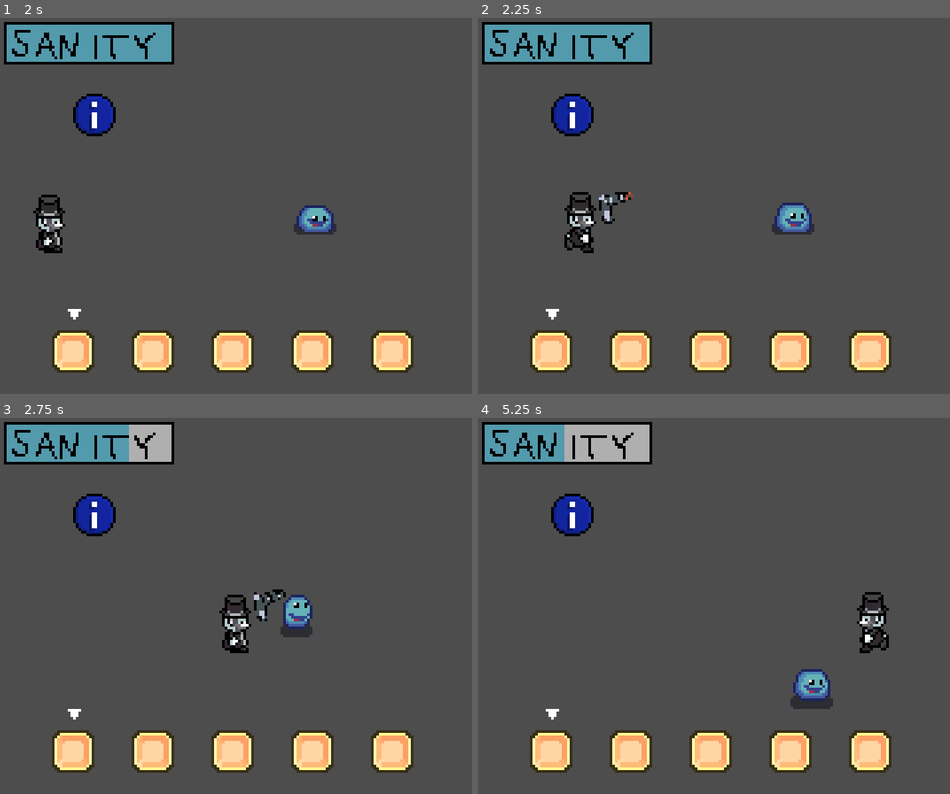
Above: before the commit, frames 1-4 (two rows, left to right).
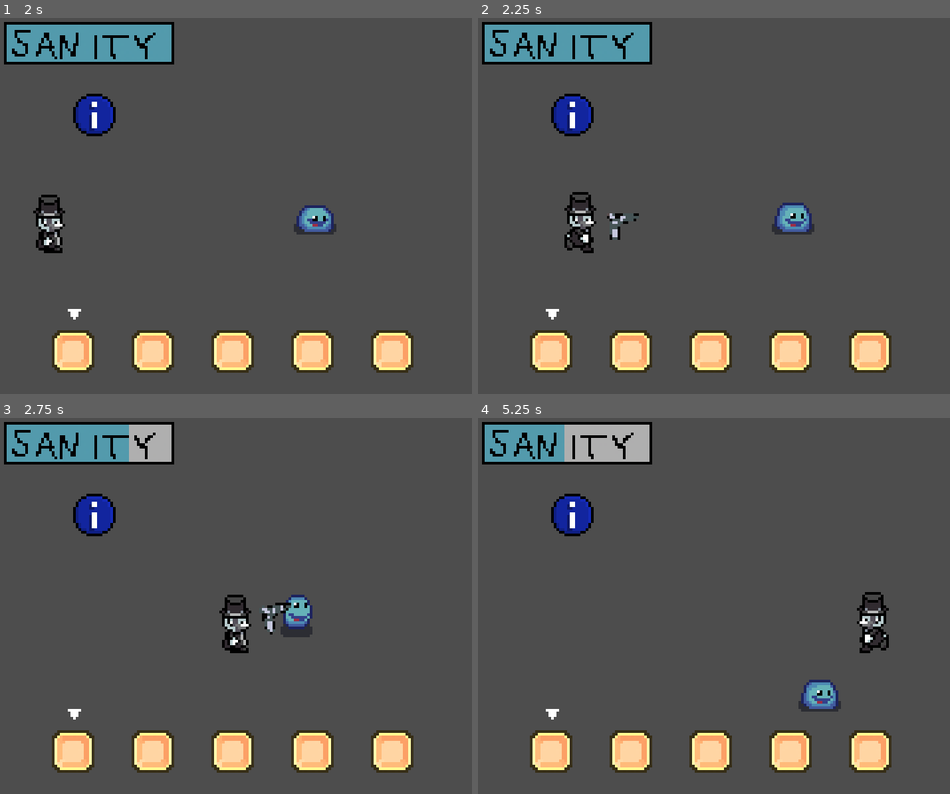
Above: after the commit, the same moments.

Repository: USV-GAM236-SPR24/Smog
Game: Godot game, scene res://scenes/main_menu_ui.tscn
The game is run twice, just before and just after one commit, with the same random seed, the same clock (stepped at 60 frames per second) and the same inputs.
Inputs (mouse positions are in pixels of both pictures, inside the frame that each line leads up to):
- Up to frame 1 (2 s): click "START" at 0.5 s; click (70, 352) at 1.27 s
- Up to frame 2 (2.25 s): tap Enter at 2 s; move the mouse to (817, 183) at 2.02 s; hold D (right) from 2.03 s (still down); hold Right mouse button (shoot_mode) from 2.03 s (still down); click (817, 183) at 2.1 s
- Up to frame 3 (2.75 s): keep holding D (right); keep holding Right mouse button (shoot_mode); tap Space at 2.27 s
- Up to frame 4 (5.25 s): move the mouse to (614, 621) at 2.77 s; release D (right) at 2.78 s; release Right mouse button (shoot_mode) at 2.78 s; hold S (down) 2.78-3.53 s; right-click (614, 621) at 2.85 s; tap Space at 3.02, 4.52 s; click (614, 621) at 3.05 s; move the mouse to (756, 519) at 3.52 s; hold D (right) 3.53-4.28 s; hold E (interact) 3.53-4.28 s; right-click (756, 519) at 3.8 s; move the mouse to (685, 677) at 4.27 s; hold W (up) 4.28-5.03 s; tap Mouse wheel down (scroll_down) at 4.35 s; click (685, 677) at 4.55 s; move the mouse to (855, 658) at 5.02 s; hold A (left) from 5.03 s (still down); hold Mouse wheel up (scroll_up) from 5.03 s (still down)

Frame 1 is identical in both runs. In frame 2, 0.3% of the frame differs, in the area x 25-35%, y 46-60%; in frame 3, 0.3%; in frame 4, 0.9%, in the area x 66-77%, y 66-79%.

Commit message:
Gun

Diff:
--- a/Smog/scenes/fodder.tscn
+++ b/Smog/scenes/fodder.tscn
@@ -133,7 +133,6 @@
 radius = 28.0179
 
 [sub_resource type="CircleShape2D" id="CircleShape2D_7sue0"]
-radius = 8.0
 
 [node name="Fodder" type="CharacterBody2D"]
 motion_mode = 1
@@ -150,12 +149,14 @@
 
 [node name="detection radius" type="CollisionShape2D" parent="detection_area"]
 shape = SubResource("CircleShape2D_0ul8c")
+debug_color = Color(0.709804, 0.4, 0.72549, 0.419608)
 
 [node name="hitbox" type="Area2D" parent="."]
 
 [node name="hitbox shape" type="CollisionShape2D" parent="hitbox"]
 rotation = 1.5708
 shape = SubResource("CircleShape2D_ilkaj")
+debug_color = Color(0.686275, 0.501961, 0.027451, 0.419608)
 
 [node name="CollisionShape2D" type="CollisionShape2D" parent="."]
 shape = SubResource("CircleShape2D_7sue0")
--- a/Smog/scenes/player.tscn
+++ b/Smog/scenes/player.tscn
@@ -1,9 +1,8 @@
-[gd_scene load_steps=10 format=3 uid="uid://beglrerj5k48"]
+[gd_scene load_steps=9 format=3 uid="uid://beglrerj5k48"]
 
 [ext_resource type="Script" path="res://scripts/player.gd" id="1_n7sla"]
 [ext_resource type="SpriteFrames" uid="uid://d3nvx623kxadr" path="res://art/animations/player/player_spriteframes.tres" id="2_dmvm8"]
-[ext_resource type="Texture2D" uid="uid://2wv41dpry108" path="res://art/temp/gun.png" id="2_ev3s7"]
-[ext_resource type="Texture2D" uid="uid://b7vafg4nkok82" path="res://art/temp/muzzle_flash.png" id="3_5i6yg"]
+[ext_resource type="PackedScene" uid="uid://b70pj2rlxtaka" path="res://scenes/weapons/gun.tscn" id="3_b7pyv"]
 
 [sub_resource type="RectangleShape2D" id="RectangleShape2D_yuupm"]
 size = Vector2(12, 22)
@@ -11,36 +10,12 @@
 [sub_resource type="CircleShape2D" id="CircleShape2D_pm7jj"]
 radius = 15.0
 
+[sub_resource type="Animation" id="Animation_e8jxc"]
+length = 0.001
+
 [sub_resource type="Animation" id="Animation_hgtkh"]
 resource_name = "muzzle_flash"
 length = 0.5
-tracks/0/type = "value"
-tracks/0/imported = false
-tracks/0/enabled = true
-tracks/0/path = NodePath("RayCast2D/GunPivot/Sprite2D/Muzzle:frame")
-tracks/0/interp = 1
-tracks/0/loop_wrap = true
-tracks/0/keys = {
-"times": PackedFloat32Array(0, 0.1, 0.2, 0.3, 0.4, 0.5),
-"transitions": PackedFloat32Array(1, 1, 1, 1, 1, 1),
-"update": 1,
-"values": [0, 1, 2, 3, 4, 5]
-}
-
-[sub_resource type="Animation" id="Animation_e8jxc"]
-length = 0.001
-tracks/0/type = "value"
-tracks/0/imported = false
-tracks/0/enabled = true
-tracks/0/path = NodePath("RayCast2D/GunPivot/Sprite2D/Muzzle:frame")
-tracks/0/interp = 1
-tracks/0/loop_wrap = true
-tracks/0/keys = {
-"times": PackedFloat32Array(0),
-"transitions": PackedFloat32Array(1),
-"update": 1,
-"values": [0]
-}
 
 [sub_resource type="AnimationLibrary" id="AnimationLibrary_8v237"]
 _data = {
@@ -88,26 +63,6 @@
 vertical_alignment = 1
 metadata/_edit_use_anchors_ = true
 
-[node name="RayCast2D" type="RayCast2D" parent="."]
-target_position = Vector2(200, 0)
-
-[node name="GunPivot" type="Marker2D" parent="RayCast2D"]
-unique_name_in_owner = true
-position = Vector2(9.53674e-07, 0)
-rotation = 0.0138833
-scale = Vector2(0.0865656, 0.0865656)
-
-[node name="Sprite2D" type="Sprite2D" parent="RayCast2D/GunPivot"]
-position = Vector2(161.712, -2.24524)
-scale = Vector2(1, 1)
-texture = ExtResource("2_ev3s7")
-
-[node name="Muzzle" type="Sprite2D" parent="RayCast2D/GunPivot/Sprite2D"]
-visible = false
-position = Vector2(80.2143, -47.3259)
-texture = ExtResource("3_5i6yg")
-hframes = 6
-
 [node name="AnimatedSprite2D" type="AnimatedSprite2D" parent="."]
 sprite_frames = ExtResource("2_dmvm8")
 animation = &"idle_right"
@@ -118,3 +73,7 @@
 libraries = {
 "": SubResource("AnimationLibrary_8v237")
 }
+
+[node name="Gun" parent="." instance=ExtResource("3_b7pyv")]
+unique_name_in_owner = true
+rotation = -0.0407208
--- /dev/null
+++ b/Smog/scenes/weapons/gun.tscn
@@ -0,0 +1,20 @@
+[gd_scene load_steps=3 format=3 uid="uid://b70pj2rlxtaka"]
+
+[ext_resource type="Script" path="res://scripts/weapon/gun.gd" id="1_57fuw"]
+[ext_resource type="Texture2D" uid="uid://2wv41dpry108" path="res://art/temp/gun.png" id="1_cdhkv"]
+
+[node name="Gun" type="Node2D"]
+script = ExtResource("1_57fuw")
+
+[node name="Marker2D" type="Marker2D" parent="."]
+unique_name_in_owner = true
+rotation = -0.0414207
+
+[node name="GunSprite" type="Sprite2D" parent="Marker2D"]
+position = Vector2(15.0226, 4.93159)
+rotation = -0.0037243
+scale = Vector2(0.0816051, 0.0816051)
+texture = ExtResource("1_cdhkv")
+
+[node name="RayCast2D" type="RayCast2D" parent="."]
+target_position = Vector2(67, 0)
--- a/Smog/scripts/fodder.gd
+++ b/Smog/scripts/fodder.gd
@@ -53,6 +53,14 @@
 		drain_tick_progress = drain_tick_rate
 
 
+func _on_shoot():
+	await get_tree().create_timer(0.3).timeout
+	$AnimatedSprite2D.self_modulate = Color.RED
+	await get_tree().create_timer(0.3).timeout
+	$AnimatedSprite2D.self_modulate = Color.WHITE
+	super._on_shoot()
+
+
 func die():
 	if $AnimatedSprite2D.animation != "death":
 		var anim_instance = anim_scene.instantiate()
--- a/Smog/scripts/player.gd
+++ b/Smog/scripts/player.gd
@@ -4,8 +4,6 @@
 
 var last_direction: Vector2 = Vector2.RIGHT
 var shoot_range = 500
-var shooting_mode := false
-var _aim_input_mode: bool # 0 for mouse , 1 for pad
 var aim_dir
 
 @export var player_acceleraction : float = 10
@@ -27,50 +25,11 @@
 
 
 func _process(_delta):
-	#true if to the left, flip gun sprite
-	if _gun_side():
-			$RayCast2D/GunPivot/Sprite2D.scale = Vector2(1, -1)
-	else:
-			$RayCast2D/GunPivot/Sprite2D.scale = Vector2(1, 1)
-
-	if shooting_mode and !aim_dir == Vector2.ZERO:
-		%GunPivot.look_at($RayCast2D.target_position)
-
 	if Input.is_action_just_pressed("interact"):
 		execute_interaction()
 
-	if Input.is_action_just_pressed("shoot") and shooting_mode:
-		$RayCast2D/GunPivot/Sprite2D/Muzzle.visible = true
-		%AnimationPlayer.play("muzzle_flash")
-		await %AnimationPlayer.animation_finished
-		$RayCast2D/GunPivot/Sprite2D/Muzzle.visible = false
-
-		if not $RayCast2D.is_colliding():
-			return
-		var collider = $RayCast2D.get_collider()
-		if collider is Enemy:
-			#print("hit", $RayCast2D.target_position.normalized())
-			collider.death_angle = $RayCast2D.target_position.normalized()
-			collider._on_shoot()
-
-
-func _input(event: InputEvent) -> void:
-	if event is InputEventMouseMotion:
-		$RayCast2D.target_position = get_local_mouse_position().normalized() * shoot_range
-		_aim_input_mode = 0
-	if event is InputEventJoypadMotion:
-		aim_dir = Input.get_vector("aim_left", "aim_right", "aim_up", "aim_down")
-		$RayCast2D.target_position = self.global_position + (aim_dir * shoot_range)
-		_aim_input_mode = 1
-
-	if event.is_action("shoot_mode"):
-		shooting_mode = event.is_action_pressed("shoot_mode")
-
 
 func _physics_process(_delta):
-
-	$RayCast2D/GunPivot/Sprite2D.visible = true if shooting_mode else false
-
 	#get input direction
 	var input_direction = Input.get_vector("left", "right", "up", "down")
 
@@ -144,7 +103,3 @@
 		return
 	all_interactions.erase(area)
 	update_interactions()
-
-
-func _gun_side() -> bool:
-	return self.global_position.x - $RayCast2D/GunPivot/Sprite2D.global_position.x > 0
--- /dev/null
+++ b/Smog/scripts/weapon/Weapon.gd
@@ -0,0 +1,3 @@
+extends Node2D
+
+class_name Weapon
--- /dev/null
+++ b/Smog/scripts/weapon/gun.gd
@@ -0,0 +1,67 @@
+extends Weapon
+
+
+var aim_direction: Vector2 = Vector2.ZERO
+var gun_range: float = 250
+var aim_mode: String = 'pad'
+var endpoint: Vector2 = Vector2.ZERO
+var unflipped: bool = true
+var shoot_mode: bool = false
+
+
+func _input(event) -> void:
+
+	if Input.is_action_pressed("shoot_mode"):
+		shoot_mode = true
+	else:
+		shoot_mode = false
+
+	if event is InputEventMouse:
+		aim_mode = 'mouse'
+	elif event is InputEventJoypadMotion:
+		aim_mode = 'pad'
+
+
+func _process(delta) -> void:
+	if not shoot_mode:
+		$Marker2D/GunSprite.visible = false
+		return
+	else:
+		$Marker2D/GunSprite.visible = true
+
+
+	if aim_mode == 'pad':
+		aim_direction = Input.get_vector("aim_left", "aim_right", "aim_up", "aim_down")
+		$Marker2D.look_at(aim_direction * gun_range - Vector2(0, -35))
+	elif aim_mode == 'mouse':
+		aim_direction = (get_global_mouse_position() - self.global_position).normalized()
+		%Marker2D.look_at(get_global_mouse_position())
+
+	endpoint = aim_direction * gun_range
+
+	$RayCast2D.target_position = endpoint
+
+
+	if Input.is_action_just_pressed("shoot"):
+		_shoot()
+
+
+	if _on_left():
+		if unflipped:
+			$Marker2D/GunSprite.scale *= Vector2(1, -1)
+			unflipped = false
+	else:
+		if not unflipped:
+			$Marker2D/GunSprite.scale *= Vector2(1, -1)
+			unflipped = true
+
+
+func _shoot() -> void:
+	if $RayCast2D.is_colliding():
+		var collider = $RayCast2D.get_collider()
+		if collider is Enemy:
+			collider._on_shoot()
+
+
+func _on_left() -> bool:
+	return self.global_position.x - $Marker2D/GunSprite.global_position.x > 0
